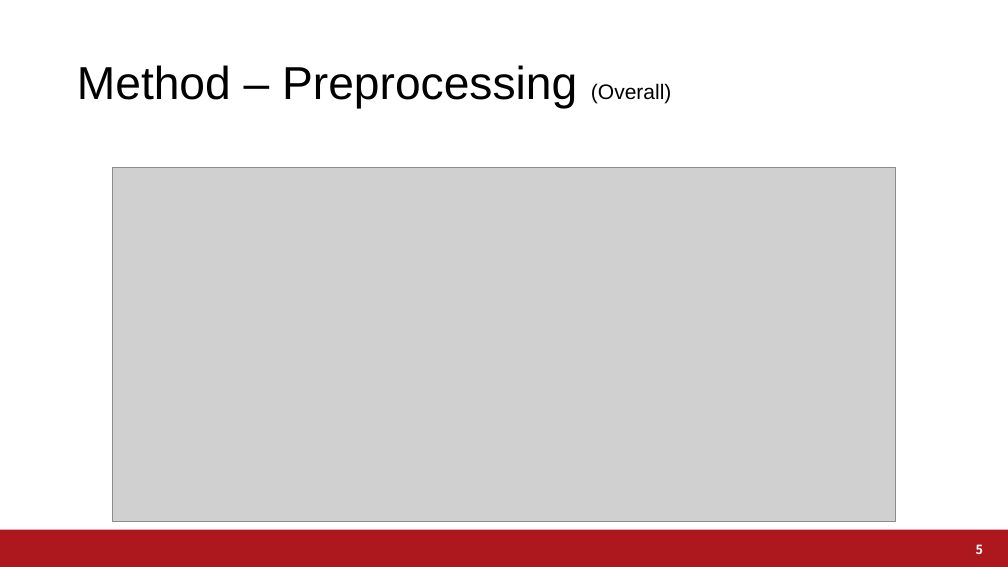
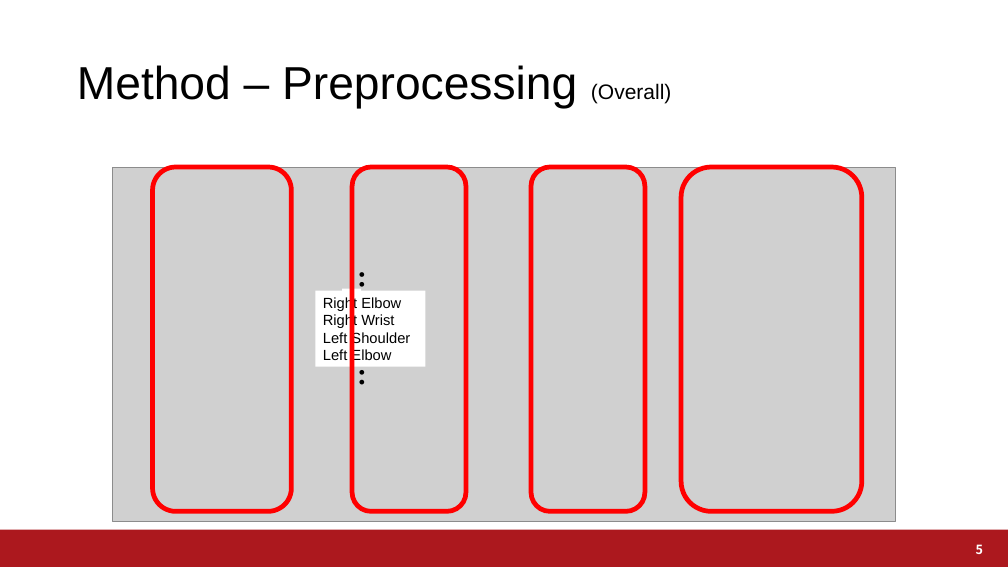
Before and after one commit to a2h1r0/lab, a slide deck: slide 5 of paper/ABC2021BentoChallenge/ABC2021.pptx. Drawn at 1008x567 pixels with LibreOffice and Linux fonts; fonts in the diff are those of the drawing; grey boxes stand for pictures; background and template pictures are left out. Boxes give left, top, right and bottom in pixels: in the first picture for what was removed or moved away, otherwise in the second. Text is boxed around its words. In the diff, an @@ line names an element or a change of style, - is before the commit and + after.

```diff
--- a/paper/ABC2021BentoChallenge/ABC2021.pptx
+++ b/paper/ABC2021BentoChallenge/ABC2021.pptx
@@ rounded rectangle added at [153, 167, 292, 511], outline #FF0000 4.5 pt @@
@@ rounded rectangle added at [352, 167, 467, 511], outline #FF0000 4.5 pt @@
@@ rounded rectangle added at [531, 167, 645, 511], outline #FF0000 4.5 pt @@
@@ rounded rectangle added at [681, 167, 862, 511], outline #FF0000 4.5 pt @@
@@ text added at [344, 254, 381, 403], 28 pt, text #000000, bold @@
+…………
@@ rectangle added at [315, 290, 425, 367], fill #FFFFFF, 14 pt, text #000000 @@
+Right Elbow
+Right Wrist
+Left Shoulder
+Left Elbow
@@ rectangle added at [343, 289, 361, 365], fill #FFFFFF @@
```
Also in this commit, not shown: 1 other slide changed, 1 slide added.
